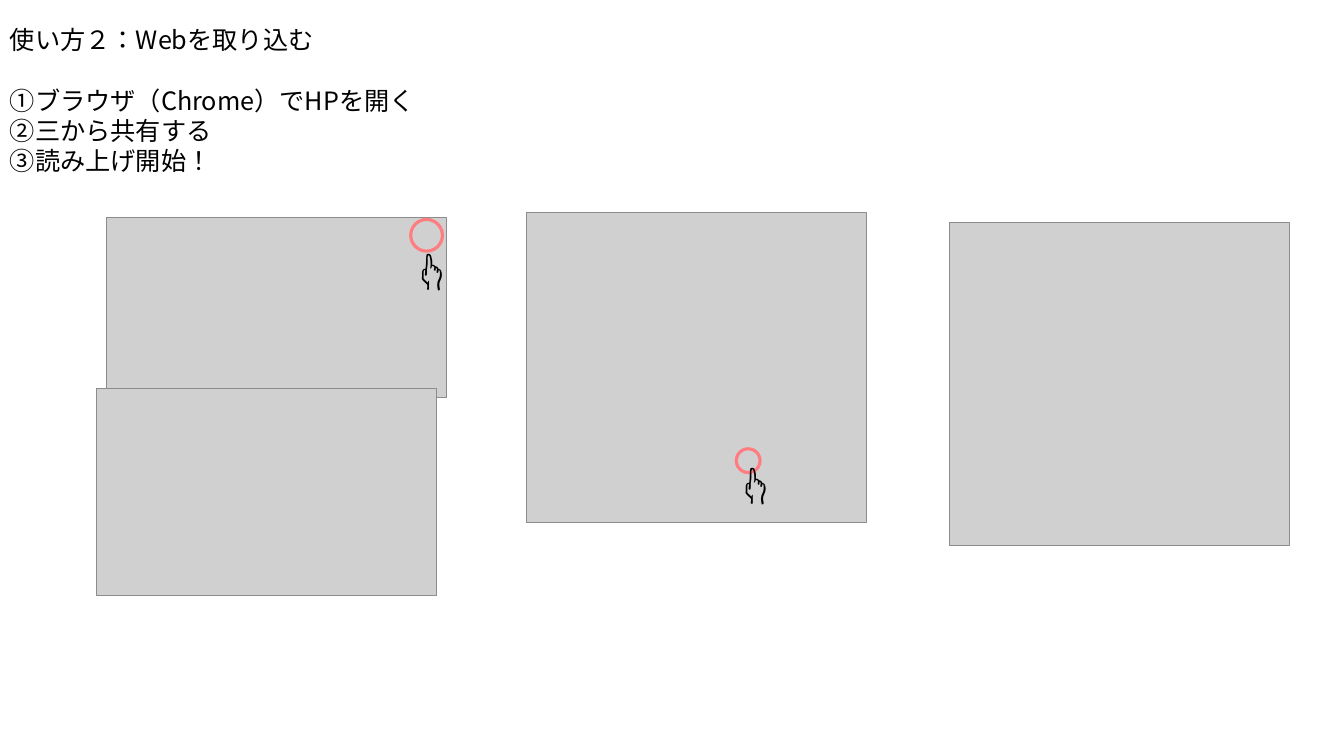
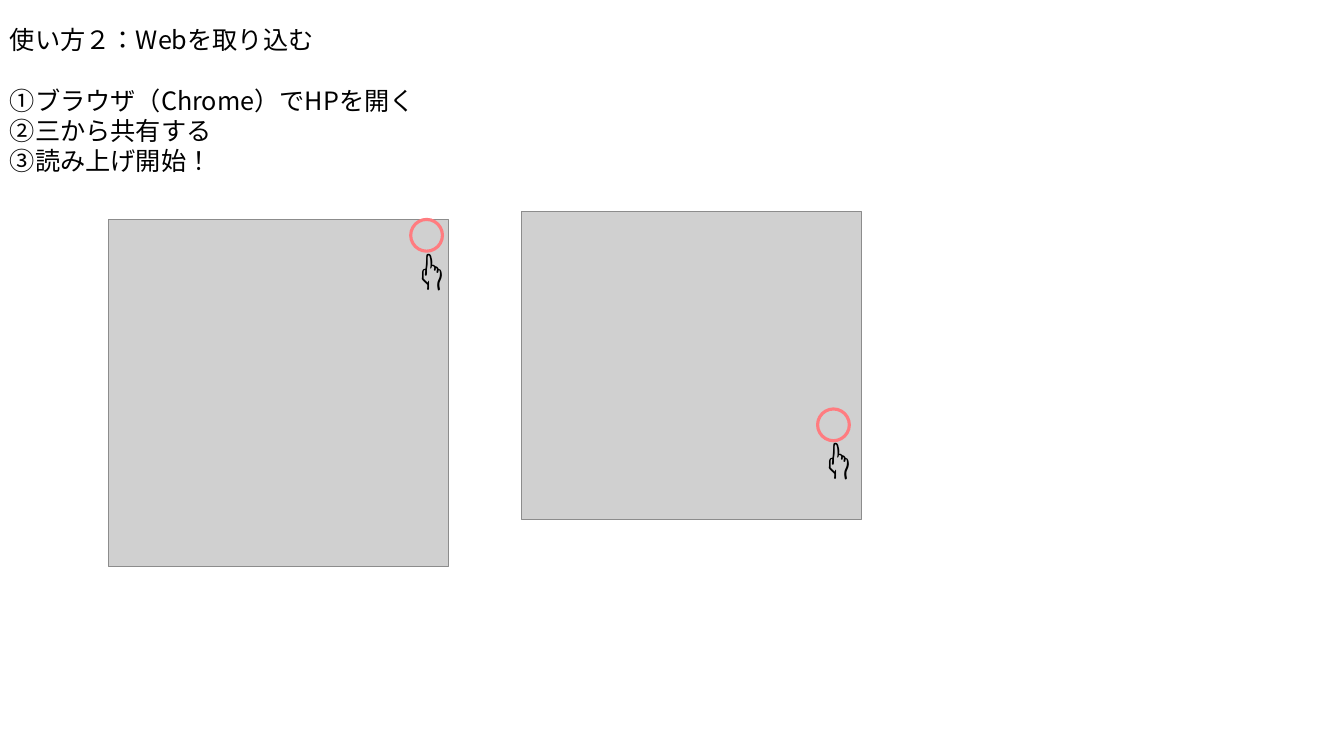
Before and after one commit to itoshin-tech/web_reader, a slide deck: slide 3 of docs/image/図の編集.pptx. Drawn at 1344x756 pixels with LibreOffice and Linux fonts; fonts in the diff are those of the drawing; grey boxes stand for pictures. Boxes give left, top, right and bottom in pixels: in the first picture for what was removed or moved away, otherwise in the second. Text is boxed around its words. In the diff, an @@ line names an element or a change of style, - is before the commit and + after.

```diff
--- a/docs/image/図の編集.pptx
+++ b/docs/image/図の編集.pptx
@@ picture: place and size @@
-picture at [106,218,447,398]
+picture at [109,220,450,568]
@@ picture: place and size @@
-picture at [526,212,867,522]
+picture at [521,212,862,520]
@@ picture removed at [950,223,1291,546] @@
@@ picture removed at [97,388,438,595] @@
@@ text "👉": place and size @@
-text "👉" at [724,442,782,517]
+text "👉" at [807,418,865,493]
@@ ellipse: place and size @@
-ellipse at [736,449,760,473]
+ellipse at [818,409,849,441]
```
Also in this commit, not shown: 1 other slide changed, 1 slide added, 34 other files.
